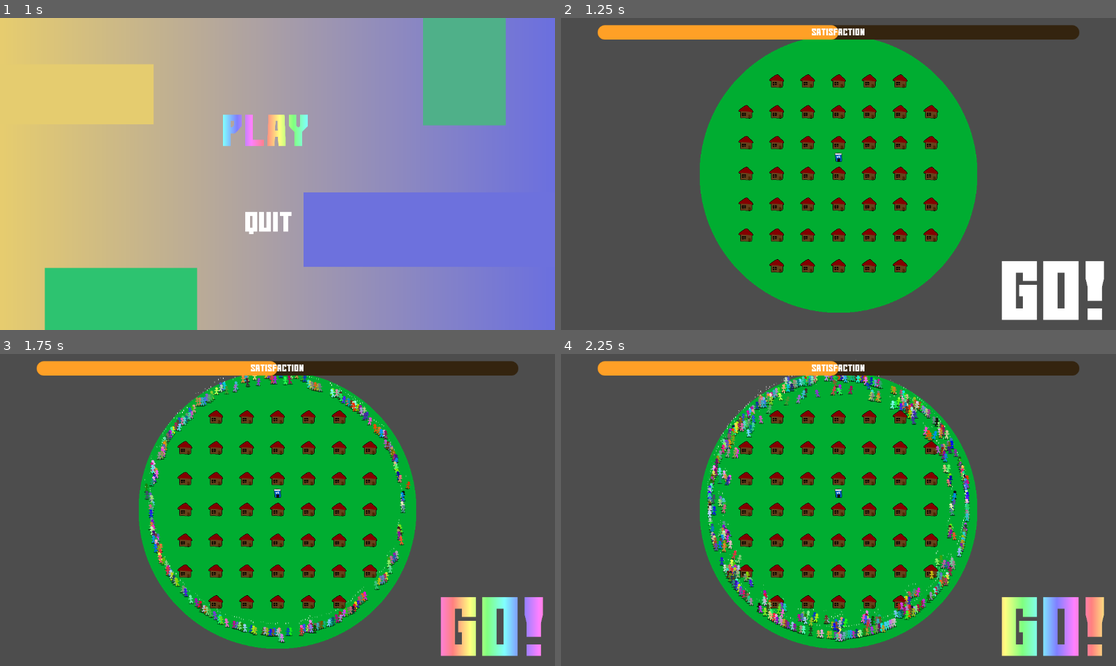
Above: before the commit, frames 1-4 (two rows, left to right).
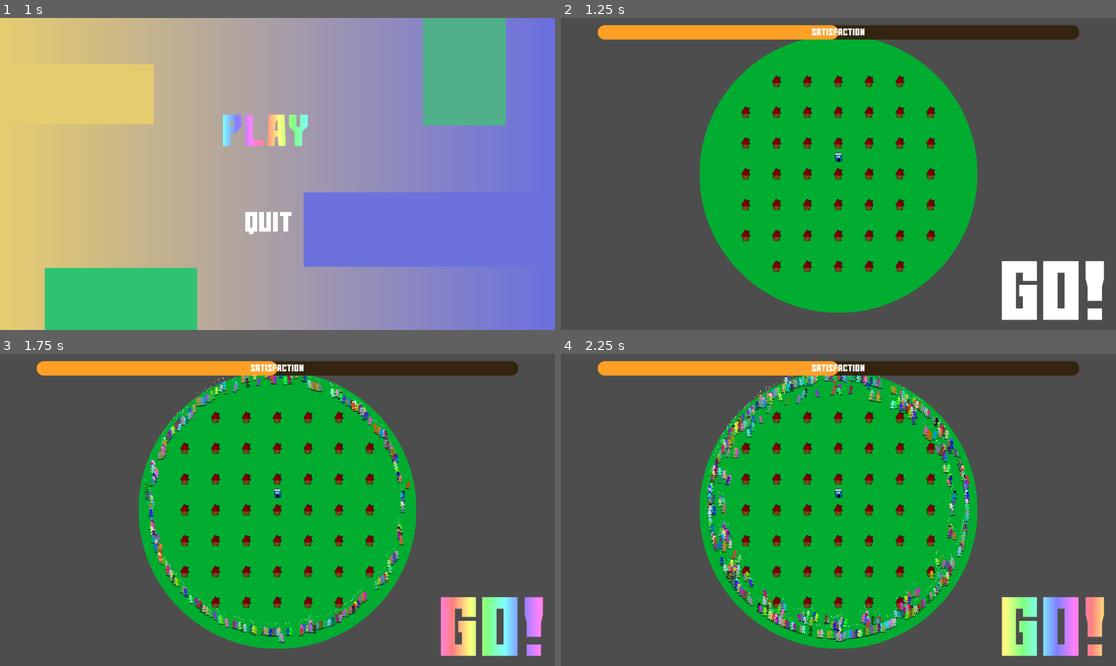
Above: after the commit, the same moments.

Repository: Viggzta/gmtk-jam-2024
Game: Godot game, scene res://main_menu.tscn
The game is run twice, just before and just after one commit, with the same random seed, the same clock (stepped at 60 frames per second) and the same inputs. Sound files missing from this copy of the repository are replaced by a short silence.
Inputs (mouse positions are in pixels of both pictures, inside the frame that each line leads up to):
- Up to frame 1 (1 s): click (271, 130) at 0.5 s
- Up to frame 2 (1.25 s): no input
- Up to frame 3 (1.75 s): click (493, 625) at 1.25 s
- Up to frame 4 (2.25 s): click (1054, 625) at 2 s

Frame 1 is identical in both runs. In frame 2, 3.2% of the frame differs, in the area x 31-68%, y 18-82%; in frame 3, 3.2%; in frame 4, 3.1%.

Commit message:
art: add two new house sprites and update sprite for house go

Diff:
--- a/src/scenes/buildings/house.tscn
+++ b/src/scenes/buildings/house.tscn
@@ -1,7 +1,7 @@
 [gd_scene load_steps=4 format=3 uid="uid://bg83n6e2doi7w"]
 
 [ext_resource type="Script" path="res://scripts/house.gd" id="1_2qnk0"]
-[ext_resource type="Texture2D" uid="uid://cyip2dyonhwbp" path="res://art/buildings/house.png" id="1_n1lm5"]
+[ext_resource type="Texture2D" uid="uid://c4n0yaaowuoje" path="res://art/buildings/house3.png" id="2_6y67t"]
 
 [sub_resource type="RectangleShape2D" id="RectangleShape2D_yeq1w"]
 size = Vector2(96, 98)
@@ -10,7 +10,7 @@
 script = ExtResource("1_2qnk0")
 
 [node name="House" type="Sprite2D" parent="."]
-texture = ExtResource("1_n1lm5")
+texture = ExtResource("2_6y67t")
 
 [node name="Collider" type="StaticBody2D" parent="."]
 collision_layer = 3
Binary file added: src/art/buildings/house2.png
Not shown, added: src/art/buildings/house2.png.import
Binary file added: src/art/buildings/house3.png
Not shown, added: src/art/buildings/house3.png.import
